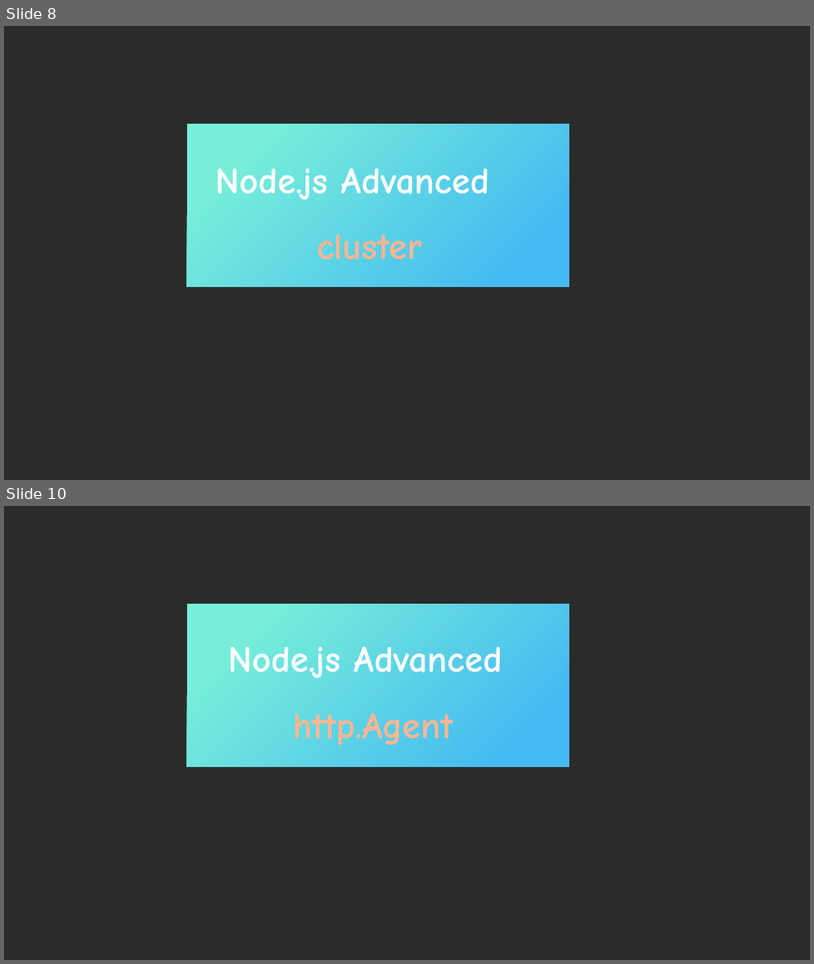
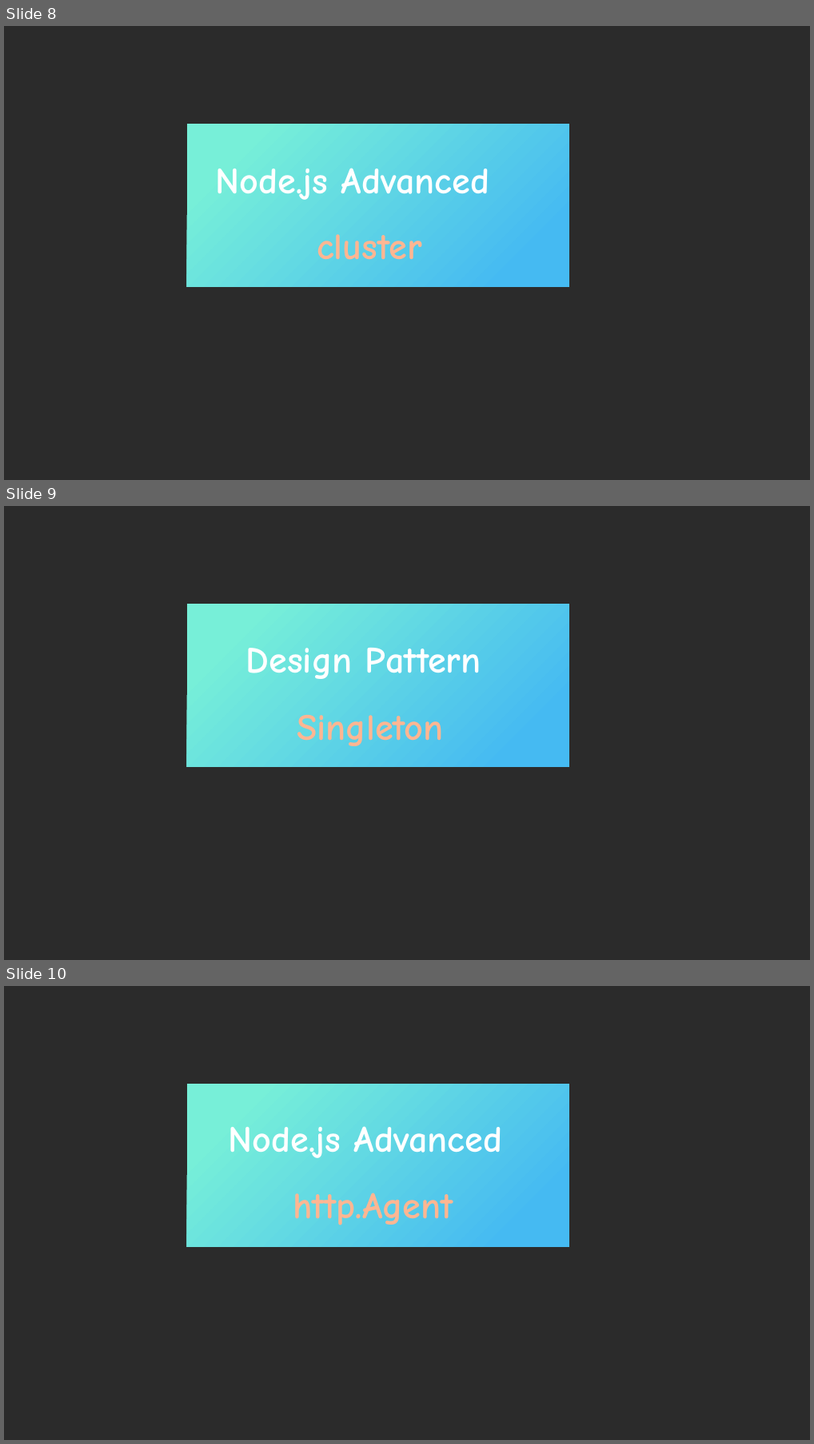
Before and after one commit to ParadeTo/blog, a slide deck: 公众号封面.pptx. Shown one above the other, each under a label of ours: slides 8 and 10 before the commit, slides 8, 9 and 10 after it; the slides between them are not shown. The pictures are 814x964 and 814x1444 pixels, drawn with LibreOffice and Linux fonts; fonts in the diff are those of the drawing; background and template pictures are left out; a plain dark background stands for a picture behind light text. Boxes give left, top, right and bottom in pixels: in the first picture for what was removed or moved away, otherwise in the second. Text is boxed around its words. In the diff, an @@ line names an element or a change of style, - is before the commit and + after.

Commit message:
add factory design pattern

```diff
--- a/公众号封面.pptx
+++ b/公众号封面.pptx
@@ slide 9 added at [4, 506, 810, 960], background picture (left out) @@
@@ rectangle added at [186, 604, 569, 767], fill gradient #77EFD8 to #45BAF2 @@
@@ text added at [246, 648, 482, 679], 44 pt, text #FFFFFF, bold @@
+Design Pattern
@@ text added at [297, 715, 443, 746], 44 pt, text #FEB692, bold @@
+Singleton
```
Also in this commit, not shown: 1 slide removed, 2 other files.
